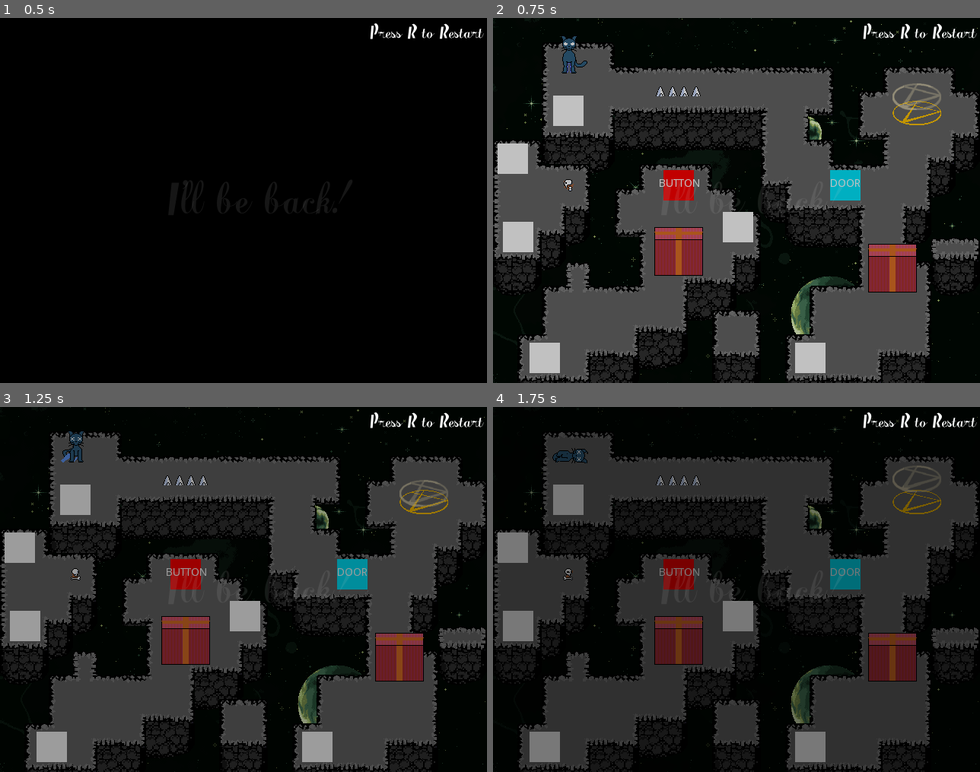
Above: before the commit, frames 1-4 (two rows, left to right).
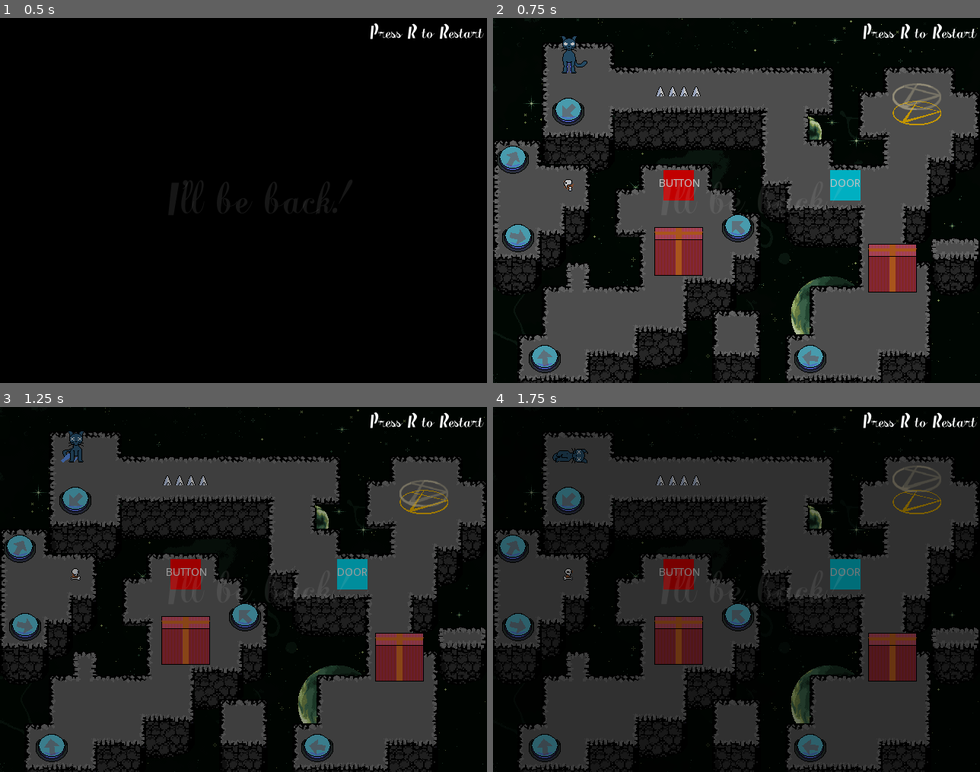
Above: after the commit, the same moments.

Repository: Hackerspace-IFUSP/GGJ2022
Game: Godot game, scene res://Levels/Level10.tscn
Same seed, same stepped clock (60 frames per second), same inputs: the game is played once before the commit and once after it. This scene is started directly instead of the project's main scene.
Inputs:
- Up to frame 1 (0.5 s): no input
- Up to frame 2 (0.75 s): tap R at 0.5 s; hold Right (ui_right) from 0.53 s (still down)
- Up to frame 3 (1.25 s): keep holding Right (ui_right)
- Up to frame 4 (1.75 s): tap R at 1.25 s; release Right (ui_right) at 1.28 s; hold Down (ui_down) from 1.28 s (still down)

Frame 1 is identical in both runs. In frame 2, 3.2% of the frame differs, in the area x 0-69%, y 21-98%; in frame 3, 3.2%; in frame 4, 3.2%.

Commit message:
teleport and arrows

Diff:
--- a/Scenes/Blink.tscn
+++ b/Scenes/Blink.tscn
@@ -1,6 +1,8 @@
-[gd_scene load_steps=3 format=2]
+[gd_scene load_steps=5 format=2]
 
 [ext_resource path="res://Scripts/Blink.gd" type="Script" id=1]
+[ext_resource path="res://Sprites/blink.png" type="Texture" id=2]
+[ext_resource path="res://Sprites/arrow.png" type="Texture" id=3]
 
 [sub_resource type="RectangleShape2D" id=3]
 extents = Vector2( 5, 5 )
@@ -12,17 +14,15 @@
 blink_x = 100
 blink_y = 100
 
-[node name="sprite" type="ColorRect" parent="."]
-margin_left = -20.0
-margin_top = -20.0
-margin_right = 20.0
-margin_bottom = 20.0
-__meta__ = {
-"_edit_use_anchors_": false
-}
-
 [node name="shape" type="CollisionShape2D" parent="."]
 position = Vector2( 0.5, 0 )
 shape = SubResource( 3 )
 
+[node name="Base" type="Sprite" parent="."]
+texture = ExtResource( 2 )
+
+[node name="Arrow" type="Sprite" parent="."]
+scale = Vector2( 0.5, 0.5 )
+texture = ExtResource( 3 )
+
 [connection signal="body_entered" from="." to="." method="_on_Blink_body_entered"]
--- a/Scripts/Blink.gd
+++ b/Scripts/Blink.gd
@@ -4,8 +4,15 @@
 export var blink_y = 0
 
 func _ready():
-	pass
+	yield(get_tree(),"idle_frame")
+	_rotate_arrow()
 
+
+
+func _rotate_arrow():
+	var blink_to = Vector2(blink_x, blink_y)
+	var angle_to_rotate = blink_to.angle_to_point(Vector2(global_position))
+	$Arrow.rotation_degrees = rad2deg(angle_to_rotate) + 90
 
 func _on_Blink_body_entered(body):
 	if body.name == "Player":
Not shown, added: Sprites/Stone.png.import
Not shown, added: Sprites/arrow.png.import
Not shown, added: Sprites/blink.png.import
